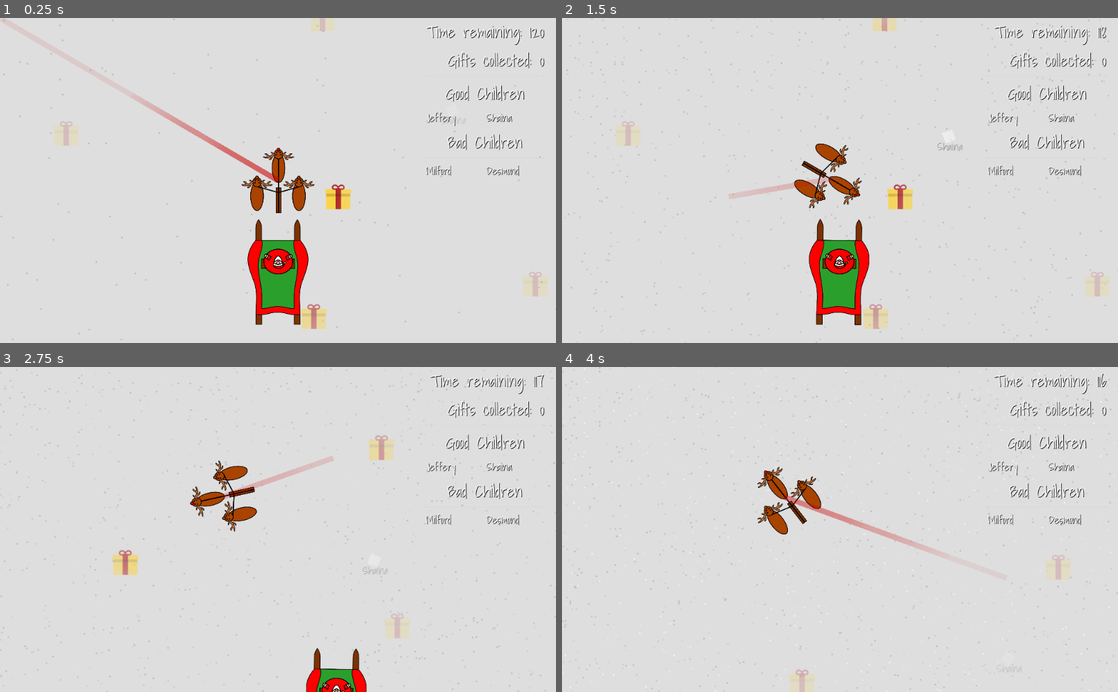
Above: before the commit, frames 1-4 (two rows, left to right).
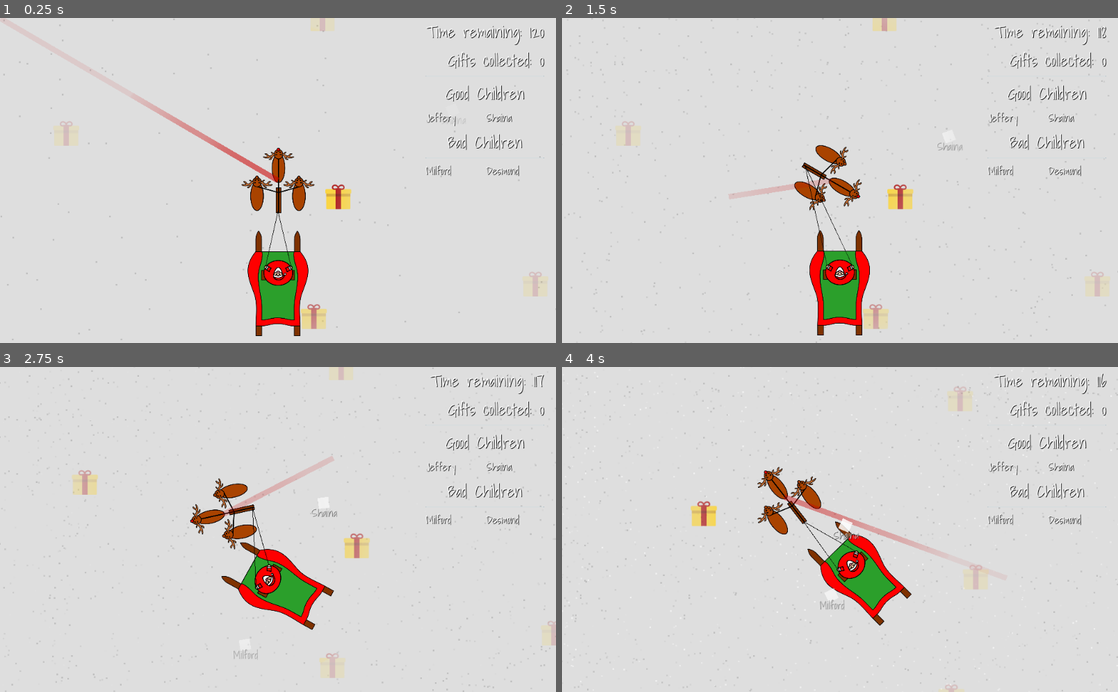
Above: after the commit, the same moments.

Repository: GameDrivenDesign/SebastHolyWandarousChristmasGame
Game: Godot game, scene res://scenes/world/world.tscn
The game is run twice, just before and just after one commit, with the same random seed, the same clock (stepped at 60 frames per second) and the same inputs.
Inputs (mouse positions are in pixels of both pictures, inside the frame that each line leads up to):
- Up to frame 1 (0.25 s): no input
- Up to frame 2 (1.5 s): move the mouse to (962, 164) at 0.52 s; hold Right (right) 0.53-1.28 s; click (962, 164) at 0.6 s; move the mouse to (728, 196) at 1.27 s; hold Down (down) from 1.28 s (still down); click (728, 196) at 1.35 s
- Up to frame 3 (2.75 s): move the mouse to (333, 458) at 2.02 s; release Down (down) at 2.03 s; hold Right (right) from 2.03 s (still down); click (333, 458) at 2.1 s
- Up to frame 4 (4 s): move the mouse to (812, 594) at 2.77 s; release Right (right) at 2.78 s; hold Up (up) 2.78-3.53 s; click (812, 594) at 2.85 s; move the mouse to (1006, 578) at 3.52 s; hold Left (left) from 3.53 s (still down); click (1006, 578) at 3.6 s

The runs differ from the first frame. In frame 1, 1.9% of the frame differs, in the area x 44-56%, y 59-98%; in frame 2, 2.7%; in frame 3, 7.6%, in the area x 0-100%, y 0-100%; in frame 4, 4.2%.

Commit message:
add santa's reins

Diff:
--- a/scenes/player/player.gd
+++ b/scenes/player/player.gd
@@ -10,12 +10,24 @@
 
 var target_line = Line2D.new()
 
+
+var reins1_line = Line2D.new()
+var reins2_line = Line2D.new()
+
 signal gift_count_changed(n)
 
 func _ready():
 	target_line.add_point(Vector2(0.0, 0.0))
 	target_line.add_point(Vector2(0.0, 0.0))
 	add_child(target_line)
+
+	reins1_line.add_point(Vector2(0.0, 0.0))
+	reins1_line.add_point(Vector2(0.0, 0.0))
+	reins2_line.add_point(Vector2(0.0, 0.0))
+	reins2_line.add_point(Vector2(0.0, 0.0))
+	add_child(reins1_line)
+	add_child(reins2_line)
+
 	#$sled_loop
 
 func _process(delta):
@@ -35,6 +47,22 @@
 
 	target_line.default_color = Color(float(gift_count <= 0) * 0.8, float(gift_count > 0) * 0.8, 0.0, clamp(0.001 * distance, 0.0, 0.6))
 
+	var reins1_start = $RigidBody2D/pos_con_santa_l.global_position - position
+	var reins2_start = $RigidBody2D/pos_con_santa_r.global_position - position
+	var reins_end = $pos_con_deer.global_position - position
+
+	reins1_line.rotation = -rotation
+	reins2_line.rotation = -rotation
+
+	reins1_line.set_point_position(0, reins1_start)
+	reins1_line.set_point_position(1, reins_end)
+	reins2_line.set_point_position(0, reins2_start)
+	reins2_line.set_point_position(1, reins_end)
+
+	reins1_line.default_color = Color(0.0, 0.0, 0.0)
+	reins1_line.width = 1
+	reins2_line.default_color = Color(0.0, 0.0, 0.0)
+	reins2_line.width = 1
 
 func get_input():
 	rotation_dir = 0
--- a/scenes/player/player.tscn
+++ b/scenes/player/player.tscn
@@ -25,7 +25,7 @@
 collision_mask = 6
 mode = 0
 mass = 0.01
-friction = 1.0
+friction = 0.5
 bounce = 0.0
 gravity_scale = 1.0
 custom_integrator = false
@@ -94,11 +94,12 @@
 
 [node name="RigidBody2D" type="RigidBody2D" parent="." index="4"]
 
+position = Vector2( 0, 190 )
 input_pickable = false
 collision_layer = 1
 collision_mask = 1
 mode = 0
-mass = 1.0
+mass = 0.03
 friction = 1.0
 bounce = 0.0
 gravity_scale = 1.0
@@ -109,21 +110,49 @@
 sleeping = false
 can_sleep = true
 linear_velocity = Vector2( 0, 0 )
-linear_damp = -1.0
+linear_damp = 1.0
 angular_velocity = 0.0
-angular_damp = -1.0
+angular_damp = 1.0
+_sections_unfolded = [ "Angular", "Linear", "Transform" ]
 
 [node name="schlitten" type="Sprite" parent="RigidBody2D" index="0"]
 
 light_mask = 2
-position = Vector2( 9.53674e-07, 169 )
 scale = Vector2( 0.3, 0.3 )
 texture = ExtResource( 5 )
 _sections_unfolded = [ "Animation", "Offset", "Region", "Transform", "Visibility" ]
 
 [node name="CollisionShape2D" type="CollisionShape2D" parent="RigidBody2D" index="1"]
 
-position = Vector2( 6.19888e-05, 175.5 )
+position = Vector2( 0, 7 )
 scale = Vector2( 3.76923, 6.42308 )
 shape = SubResource( 2 )
 _sections_unfolded = [ "Transform" ]
+
+[node name="pos_con_santa_l" type="Position2D" parent="RigidBody2D" index="2"]
+
+position = Vector2( -23, -31 )
+scale = Vector2( 0.3, 0.3 )
+
+[node name="pos_con_santa_r" type="Position2D" parent="RigidBody2D" index="3"]
+
+position = Vector2( 24.2844, -30.1461 )
+scale = Vector2( 0.3, 0.3 )
+
+[node name="DampedSpringJoint2D" type="DampedSpringJoint2D" parent="." index="5"]
+
+node_a = NodePath("..")
+node_b = NodePath("../RigidBody2D")
+bias = 0.2
+disable_collision = false
+length = 70.0
+rest_length = 0.0
+stiffness = 20.0
+damping = 1.0
+_sections_unfolded = [ "Material", "Transform", "Visibility" ]
+
+[node name="pos_con_deer" type="Position2D" parent="." index="6"]
+
+position = Vector2( 0, 57 )
+scale = Vector2( 0.3, 0.3 )
+_sections_unfolded = [ "Transform" ]
